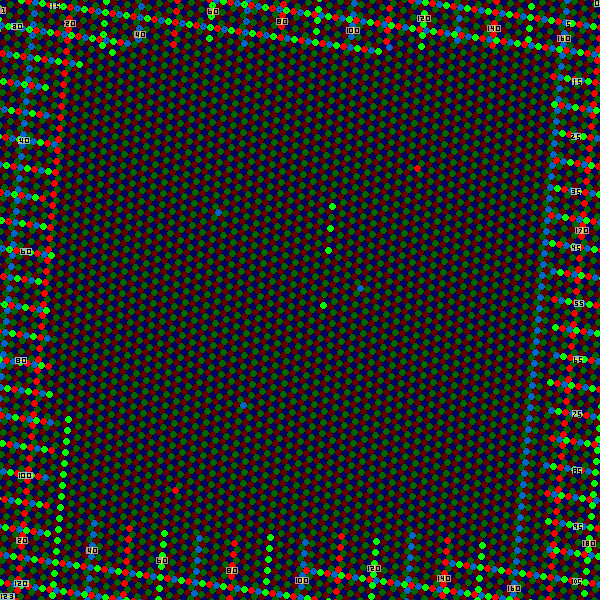
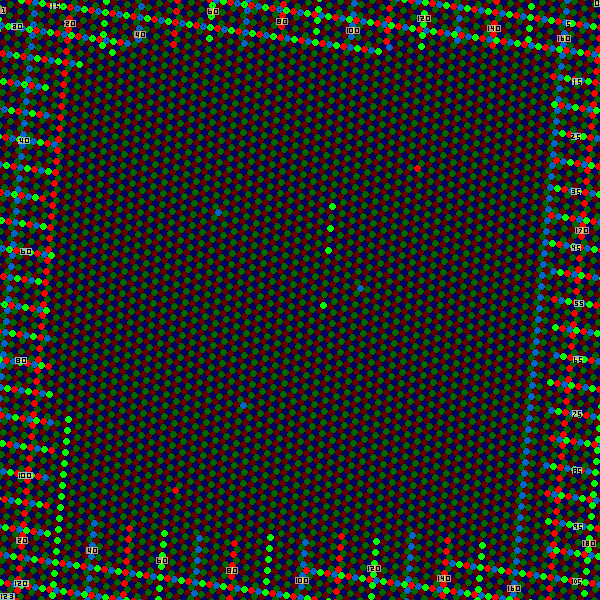
Comparing the layer stacks of the two w=600, h=600 images. Changes:
painted on "Background" over [395, 0, 408, 3]
